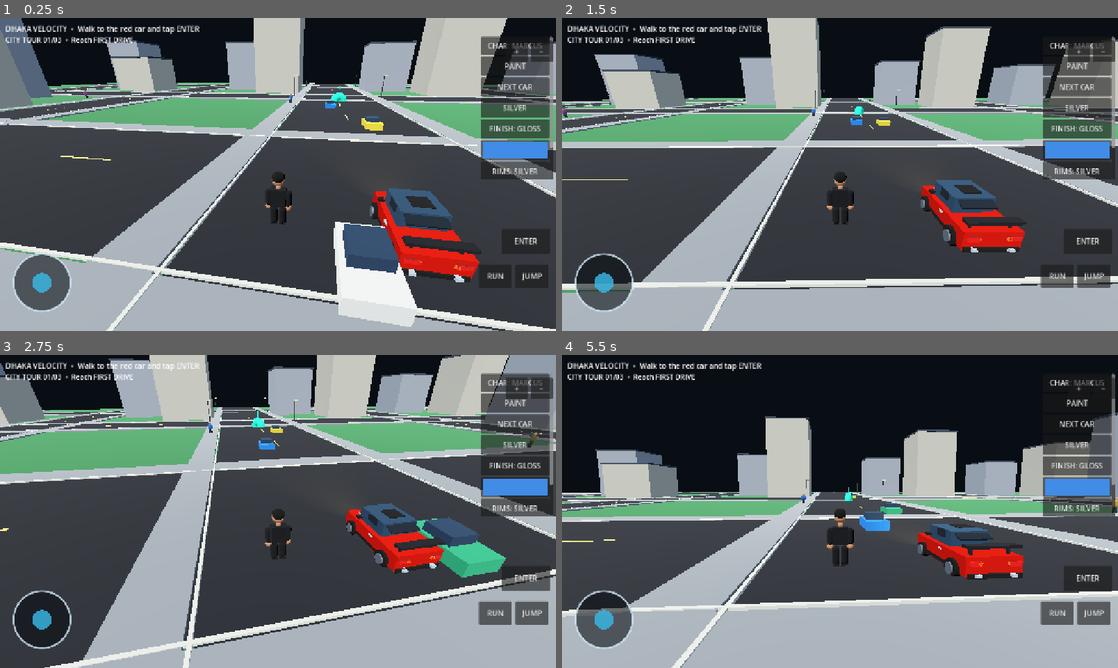
Above: before the commit, frames 1-4 (two rows, left to right).
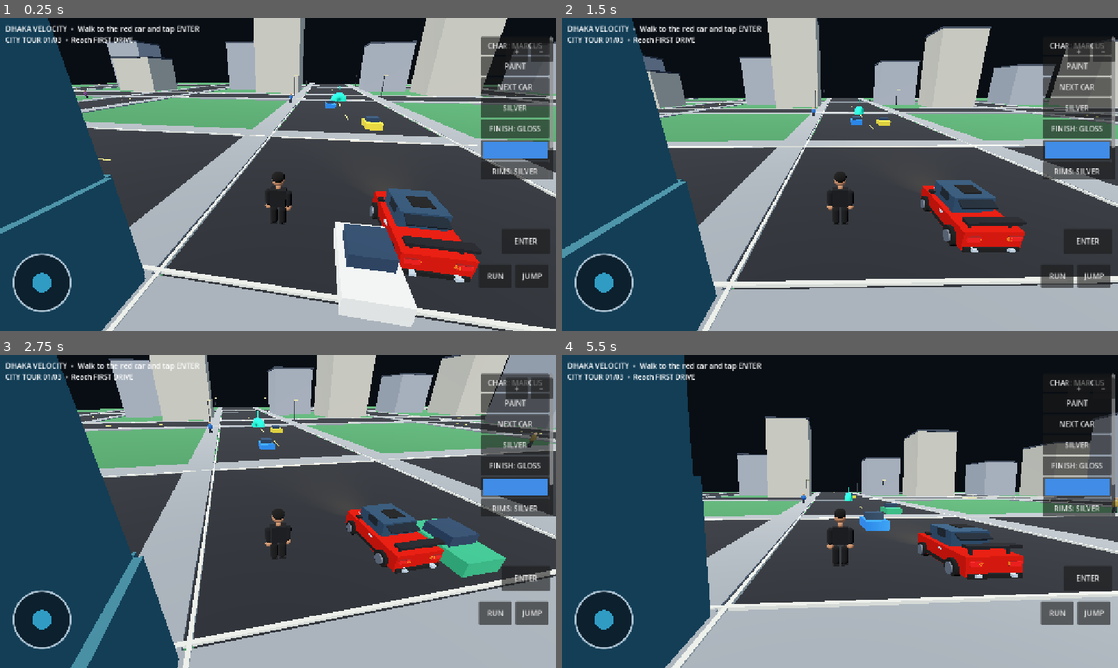
Above: after the commit, the same moments.

Repository: mahadihhassan8907-wq/Dhaka-Velocity-
Game: Godot game, scene res://Main.tscn
Two runs of this game, one before a commit and one after it. Both use one fixed random seed, a clock stepped at 60 frames per second and the inputs below.
Inputs (mouse positions are in pixels of both pictures, inside the frame that each line leads up to):
- Up to frame 1 (0.25 s): no input
- Up to frame 2 (1.5 s): tap Enter at 0.5, 1.25 s; move the mouse to (962, 158) at 0.52 s; click (962, 158) at 0.67 s; drag from (728, 190) to (812, 237) at 1.27 s
- Up to frame 3 (2.75 s): tap Enter at 2 s; move the mouse to (333, 442) at 2.02 s; click (333, 442) at 2.17 s
- Up to frame 4 (5.5 s): tap Enter at 2.75, 3.5, 4.25 s; drag from (812, 574) to (673, 464) at 2.77 s; move the mouse to (1006, 558) at 3.52 s; click (1006, 558) at 3.67 s; drag from (673, 464) to (756, 433) at 4.27 s; move the mouse to (867, 511) at 5.02 s; click (867, 511) at 5.17 s

The runs differ from the first frame. In frame 1, 18% of the frame differs, in the area x 0-27%, y 0-100%; in frame 2, 20%; in frame 3, 20%; in frame 4, 23%.

Commit message:
Move enterable shop near spawn and add visible sign

Diff:
--- a/Scripts/DhakaVelocity_v8.gd
+++ b/Scripts/DhakaVelocity_v8.gd
@@ -181,6 +181,7 @@
 var pedestrians: Array[Dictionary] = []
 var interactive_shop_created := false
 var shop_door_pivot: Node3D
+var shop_entrance_position := Vector3.ZERO
 var shop_door_open := false
 var shop_interaction_button: Button
 var brake_lamps: Array[MeshInstance3D] = []
@@ -320,6 +321,9 @@
 			_box(self, Vector3(0.16, 0.025, 4.2), Vector3(road_coordinate, 0.058, float(segment)), Color(0.92, 0.82, 0.38))
 			_box(self, Vector3(4.2, 0.025, 0.16), Vector3(float(segment), 0.058, road_coordinate), Color(0.92, 0.82, 0.38))
 
+	# Clearly marked enterable shop near the player's starting area.
+	_build_city_building(Vector3(-15.0, 0.0, 15.0), 13.0, 13.0, 18.0, Color(0.18, 0.38, 0.43), true)
+
 	# Populate the blocks around the central starting intersection.
 	# The centre stays open so the player, starter car and first checkpoints remain clear.
 	var block_centres: Array[float] = [-72.0, -24.0, 24.0, 72.0]
@@ -414,6 +418,7 @@
 	var wall_thickness := 0.35
 	var door_width := 2.0
 	var front_z := -depth * 0.5
+	shop_entrance_position = building.to_global(Vector3(0.0, 0.0, front_z - 0.9))
 	_solid_box(building, Vector3(width, 0.22, depth), Vector3(0.0, 0.0, 0.0), Color(0.34, 0.31, 0.27))
 	_solid_box(building, Vector3(wall_thickness, wall_height, depth), Vector3(-width * 0.5, wall_height * 0.5, 0.0), facade_color)
 	_solid_box(building, Vector3(wall_thickness, wall_height, depth), Vector3(width * 0.5, wall_height * 0.5, 0.0), facade_color)
@@ -426,6 +431,15 @@
 	var upper_height := maxf(1.0, height - wall_height)
 	_solid_box(building, Vector3(width, upper_height, depth), Vector3(0.0, wall_height + upper_height * 0.5, 0.0), facade_color)
 	_solid_box(building, Vector3(width + 0.35, 0.42, depth + 0.35), Vector3(0.0, height + 0.21, 0.0), Color(0.22, 0.25, 0.29))
+	# High-contrast sign makes the one enterable shop easy to identify.
+	var shop_sign := Label3D.new()
+	shop_sign.text = "OPEN SHOP"
+	shop_sign.font_size = 64
+	shop_sign.position = Vector3(0.0, 3.0, front_z - 0.25)
+	shop_sign.modulate = Color(1.0, 0.78, 0.18)
+	shop_sign.outline_size = 12
+	shop_sign.billboard = BaseMaterial3D.BILLBOARD_ENABLED
+	building.add_child(shop_sign)
 	# Door pivots from its left edge and swings inward when opened.
 	shop_door_pivot = Node3D.new()
 	shop_door_pivot.position = Vector3(-door_width * 0.5, 0.0, front_z - 0.12)
@@ -1434,8 +1448,8 @@
 
 func _process(delta: float) -> void:
 	if not driving and is_instance_valid(shop_door_pivot) and is_instance_valid(shop_interaction_button):
-		var shop_distance := player.global_position.distance_to(shop_door_pivot.global_position + Vector3(1.0, 0.0, 0.0))
-		shop_interaction_button.visible = shop_distance < 4.0
+		var shop_distance := player.global_position.distance_to(shop_entrance_position)
+		shop_interaction_button.visible = shop_distance < 4.8
 		if shop_distance >= 4.0:
 			shop_interaction_button.text = "OPEN SHOP" if not shop_door_open else "CLOSE SHOP"
 	else:
